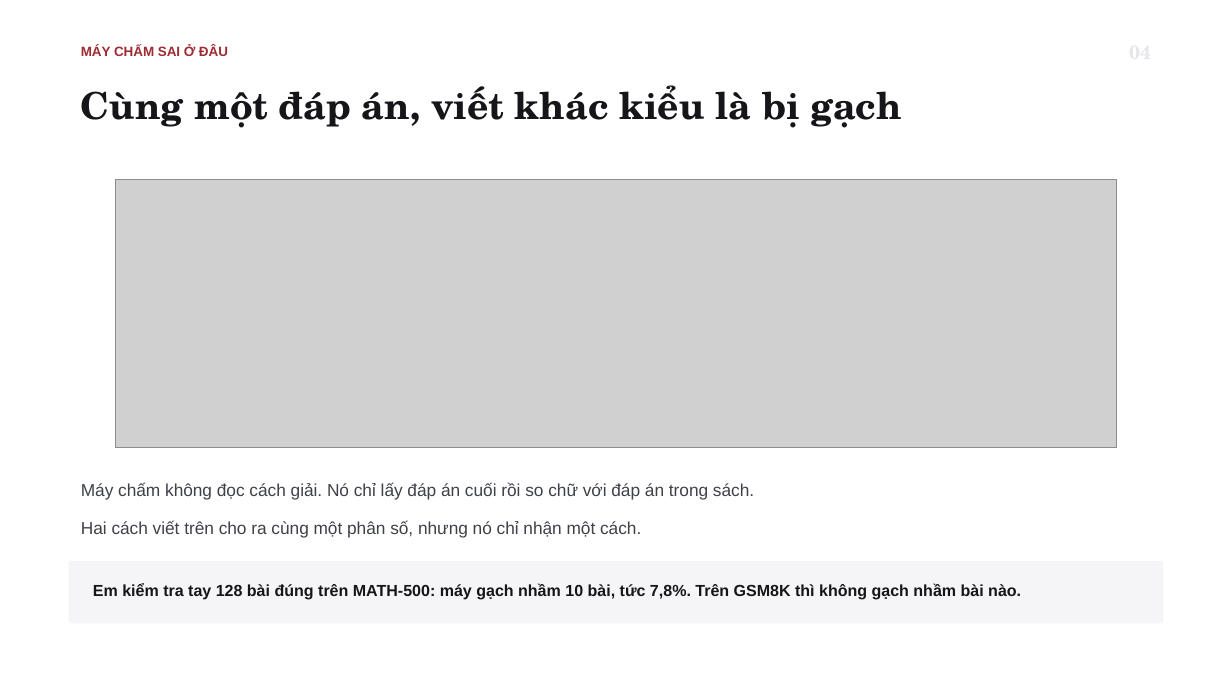
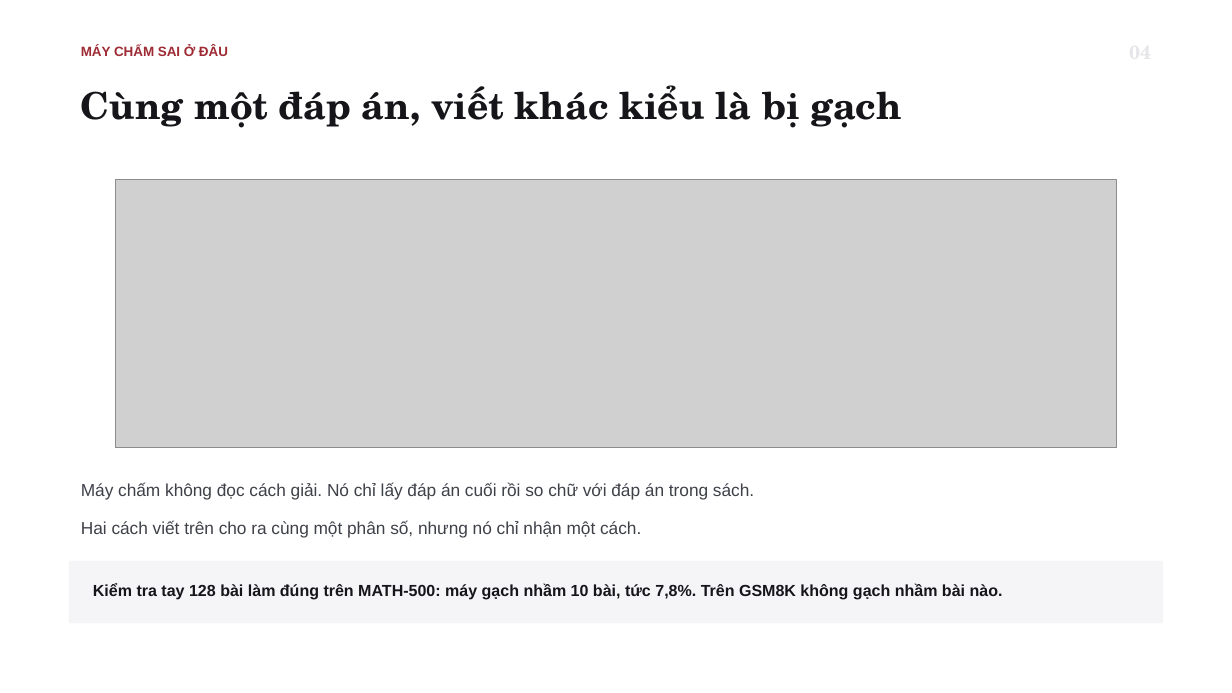
Before and after one commit to tsan2711/DACNTT_2026, a slide deck: slide 5 of BaoCaoTienDo_Tuan1-3_52300057_52300006.pptx. Drawn at 1232x693 pixels with LibreOffice and Linux fonts; fonts in the diff are those of the drawing; grey boxes stand for pictures. Boxes give left, top, right and bottom in pixels: in the first picture for what was removed or moved away, otherwise in the second. Text is boxed around its words. In the diff, an @@ line names an element or a change of style, - is before the commit and + after.

```diff
--- a/BaoCaoTienDo_Tuan1-3_52300057_52300006.pptx
+++ b/BaoCaoTienDo_Tuan1-3_52300057_52300006.pptx
@@ text at (93,583,1003,600): text changed @@
-Em kiểm tra tay 128 bài đúng trên MATH-500: máy gạch nhầm 10 bài, tức 7,8%. Trên GSM8K thì không gạch nhầm bài nào.
+Kiểm tra tay 128 bài làm đúng trên MATH-500: máy gạch nhầm 10 bài, tức 7,8%. Trên GSM8K không gạch nhầm bài nào.
```
Also in this commit, not shown: 15 other slides changed, 1 slide added, 2 other files.
